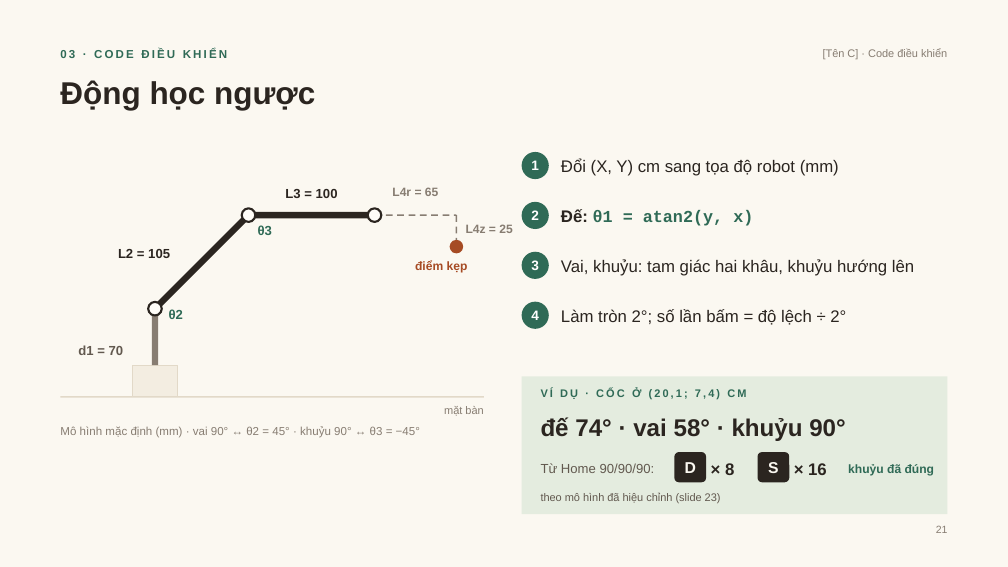
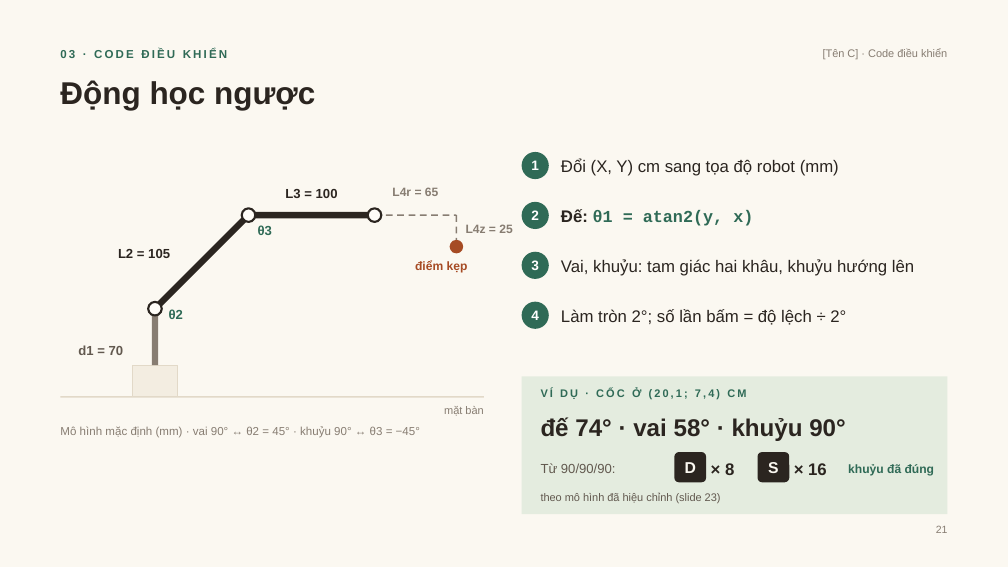
Before and after one commit to DuongNAD/Project_IoT, a slide deck: slide 21 of slides/Project_IoT_ThuyetTrinh.pptx. Drawn at 1008x567 pixels with LibreOffice and Linux fonts; fonts in the diff are those of the drawing. Boxes give left, top, right and bottom in pixels: in the first picture for what was removed or moved away, otherwise in the second. Text is boxed around its words. In the diff, an @@ line names an element or a change of style, - is before the commit and + after.

```diff
--- a/slides/Project_IoT_ThuyetTrinh.pptx
+++ b/slides/Project_IoT_ThuyetTrinh.pptx
@@ text at (x1=541, y1=463, x2=616, y2=473): text changed @@
-Từ Home 90/90/90:
+Từ 90/90/90:
```
Also in this commit, not shown: 2 other slides changed, 1 slide added, 16 other files.
